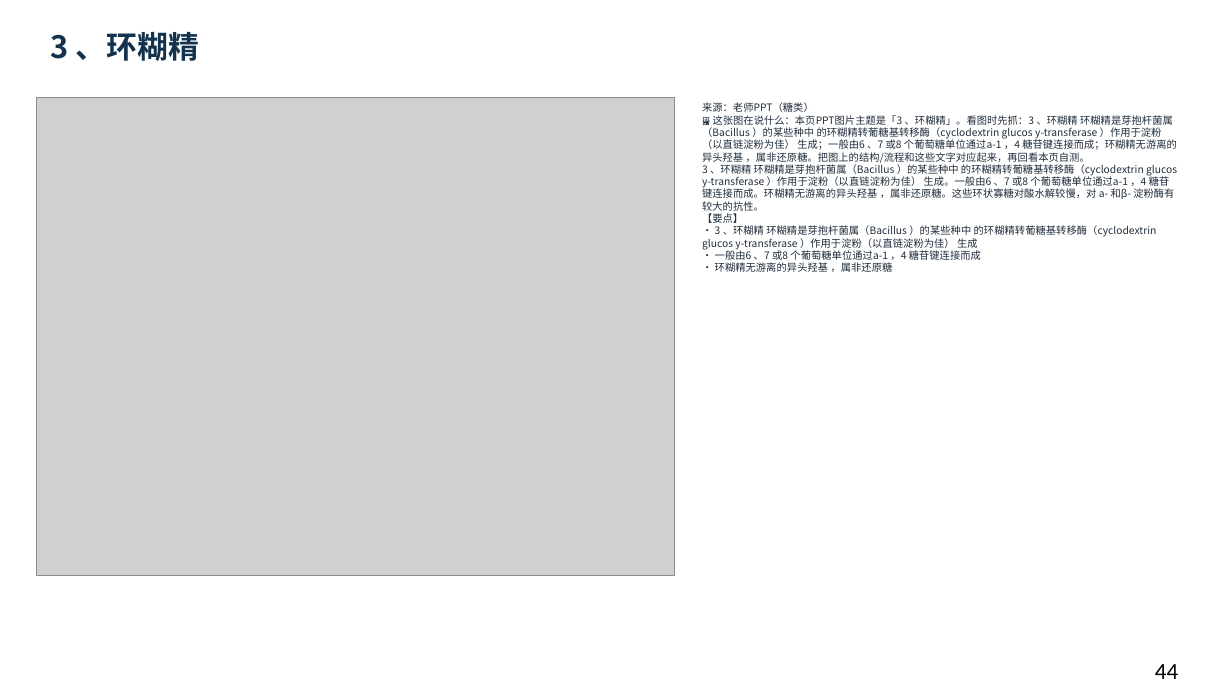
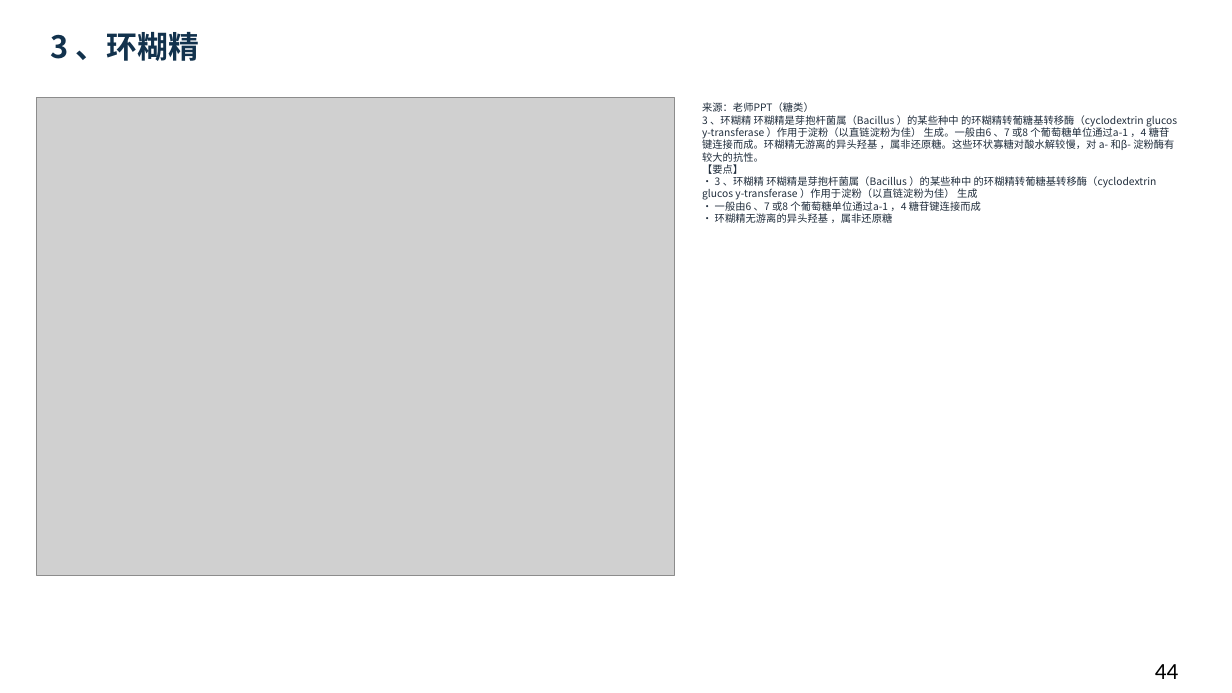
Before and after one commit to newkan-li/Biochemistry, a slide deck: slide 44 of downloads/bc09-ai-style.pptx. Drawn at 1232x693 pixels with LibreOffice and Linux fonts; fonts in the diff are those of the drawing; grey boxes stand for pictures. Boxes give left, top, right and bottom in pixels: in the first picture for what was removed or moved away, otherwise in the second. Text is boxed around its words. In the diff, an @@ line names an element or a change of style, - is before the commit and + after.

```diff
--- a/downloads/bc09-ai-style.pptx
+++ b/downloads/bc09-ai-style.pptx
@@ text at (702, 102, 1177, 223): text changed @@
-来源：老师PPT（糖类）
-🖼 这张图在说什么：本页PPT图片主题是「3 、环糊精」。看图时先抓：3 、环糊精 环糊精是芽抱杆菌属（Bacillus ）的某些种中 的环糊精转葡糖基转移酶（cyclodextrin glucos y-transferase ）作用于淀粉（以直链淀粉为佳） 生成；一般由6 、7 或8 个葡萄糖单位通过a-1 ，4 糖苷键连接而成；环糊精无游离的异头羟基 ，属非还原糖。把图上的结构/流程和这些文字对应起来，再回看本页自测。
-3 、环糊精 环糊精是芽抱杆菌属（Bacillus ）的某些种中 的环糊精转葡糖基转移酶（cyclodextrin glucos y-transferase ）作用于淀粉（以直链淀粉为佳） 生成。一般由6 、7 或8 个葡萄糖单位通过a-1 ，4 糖苷键连接而成。环糊精无游离的异头羟基 ，属非还原糖。这些环状寡糖对酸水解较慢，对 a- 和β- 淀粉酶有较大的抗性。
-【要点】
-• 3 、环糊精 环糊精是芽抱杆菌属（Bacillus ）的某些种中 的环糊精转葡糖基转移酶（cyclodextrin glucos y-transferase ）作用于淀粉（以直链淀粉为佳） 生成
-• 一般由6 、7 或8 个葡萄糖单位通过a-1 ，4 糖苷键连接而成
-• 环糊精无游离的异头羟基 ，属非还原糖
+来源：老师PPT（糖类）
+3 、环糊精 环糊精是芽抱杆菌属（Bacillus ）的某些种中 的环糊精转葡糖基转移酶（cyclodextrin glucos y-transferase ）作用于淀粉（以直链淀粉为佳） 生成。一般由6 、7 或8 个葡萄糖单位通过a-1 ，4 糖苷键连接而成。环糊精无游离的异头羟基 ，属非还原糖。这些环状寡糖对酸水解较慢，对 a- 和β- 淀粉酶有较大的抗性。
+【要点】
+• 3 、环糊精 环糊精是芽抱杆菌属（Bacillus ）的某些种中 的环糊精转葡糖基转移酶（cyclodextrin glucos y-transferase ）作用于淀粉（以直链淀粉为佳） 生成
+• 一般由6 、7 或8 个葡萄糖单位通过a-1 ，4 糖苷键连接而成
+• 环糊精无游离的异头羟基 ，属非还原糖
```
Also in this commit, not shown: 56 other slides changed, 20 other files.
